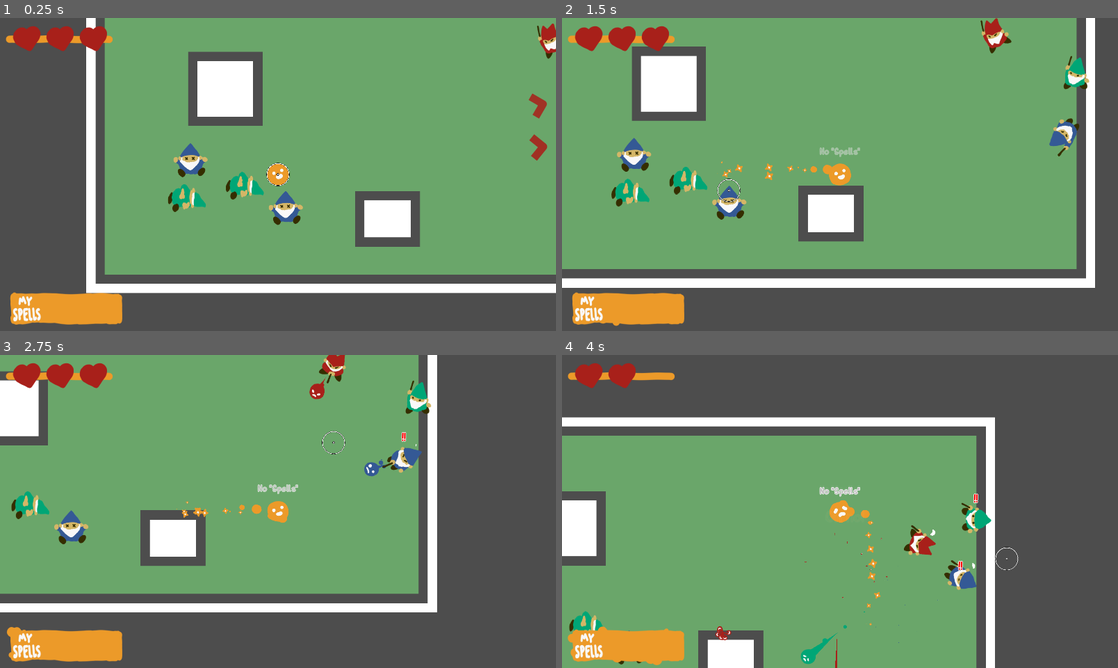
Above: before the commit, frames 1-4 (two rows, left to right).
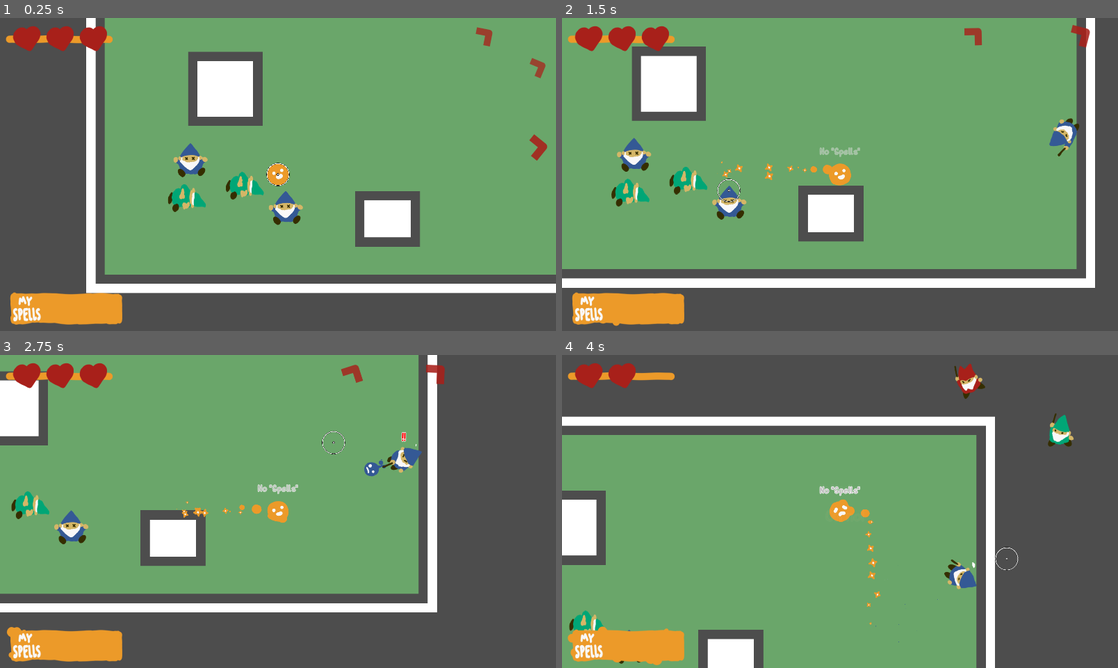
Above: after the commit, the same moments.

Repository: Tzeryushi/A-Wizard-Casting-Spell
Game: Godot game, scene res://Scenes/TestScene.tscn
Two runs of this game, one before a commit and one after it. Both use one fixed random seed, a clock stepped at 60 frames per second and the inputs below. This scene is started directly instead of the project's main scene.
Inputs (mouse positions are in pixels of both pictures, inside the frame that each line leads up to):
- Up to frame 1 (0.25 s): no input
- Up to frame 2 (1.5 s): move the mouse to (962, 158) at 0.52 s; hold D (move_right) 0.53-1.28 s; click (962, 158) at 0.6 s; move the mouse to (728, 190) at 1.27 s; hold S (move_down) from 1.28 s (still down); tap Space (flip) at 1.35 s
- Up to frame 3 (2.75 s): click (166, 527) at 1.55 s; move the mouse to (333, 442) at 2.02 s; release S (move_down) at 2.03 s; hold D (move_right) from 2.03 s (still down); click (333, 442) at 2.1 s
- Up to frame 4 (4 s): move the mouse to (812, 574) at 2.77 s; release D (move_right) at 2.78 s; hold W (move_up) 2.78-3.53 s; click (812, 574) at 2.85 s; move the mouse to (1006, 558) at 3.52 s; hold A (move_left) from 3.53 s (still down); tap Space (flip) at 3.6 s; click (1006, 558) at 3.8 s

The runs differ from the first frame. In frame 1, 0.6% of the frame differs, in the area x 85-100%, y 1-33%; in frame 2, 0.9%; in frame 3, 1.0%; in frame 4, 3.0%, in the area x 0-92%, y 2-100%.

Commit message:
Reworked enemy animation system

Diff:
--- a/Assets/Actors/Enemy/BlueWizard/BlueWizard.gd
+++ b/Assets/Actors/Enemy/BlueWizard/BlueWizard.gd
@@ -1,27 +1,6 @@
-extends GreenWizard
+extends Enemy
 
-func _physics_process(_delta) -> void:
-	#state_manager.physics_process(_delta)
-	if player_ref:
-		line_of_sight.look_at(player_ref.global_position)
-		line_of_follow.look_at(player_ref.global_position)
-		check_player_seen()
-		if !player_following:
-			player_following = player_seen
-		else:
-			check_should_follow()
-		if player_seen or player_following:
-			if (player_ref.global_position-global_position).length() > _distance_to_keep:
-				set_movement_target(player_ref.global_position)
-			else:
-				var position_to_move : Vector2 = (global_position - player_ref.global_position).normalized()*_distance_to_keep
-				set_movement_target(global_position + position_to_move)
-
-			animations.look_at(player_ref.global_position)
-		else:
-			set_movement_target(global_position)
-	shoot()
-
+func set_movement_values() -> void:
 	if !navigation_agent.is_navigation_finished():
 		var current_agent_position:Vector2 = global_position
 		var next_path_position: Vector2 = navigation_agent.get_next_path_position()
@@ -33,4 +12,3 @@
 	else:
 		velocity.x = move_toward(velocity.x, 0, decceleration)
 		velocity.y = move_toward(velocity.y, 0, decceleration)
-	move_and_slide()
--- a/Assets/Actors/Enemy/Enemy.gd
+++ b/Assets/Actors/Enemy/Enemy.gd
@@ -1,5 +1,7 @@
 class_name Enemy
 extends Actor
+
+enum ANIMATION_TYPE {IDLE, ATTACK, HURT, WINDUP, MOVE, WINDUP_MOVE}
 
 @export var _spell_scene : PackedScene
 @export var _body_scene : PackedScene
@@ -8,6 +10,7 @@
 @export var _spell_lifetime : float = 10.0
 @export var _spell_acceleration : float = 5.0
 @export var _distance_to_keep : float = 400.0
+@export var _move_animation_threshold : float = 30.0
 
 @export var navigation_agent : NavigationAgent2D
 
@@ -23,14 +26,18 @@
 var player_following : bool = false
 var can_fire_spell : bool = true
 var has_been_killed : bool = false
+var current_animation : ANIMATION_TYPE
 
 signal destroyed
+signal attack_animation_finished
+signal hurt_animation_finished
 
 func _ready() -> void:
 	navigation_agent.path_desired_distance = 4.0
 	navigation_agent.target_desired_distance = 4.0
 	var generator = RandomNumberGenerator.new()
 	animations.rotation = generator.randf_range(-PI, PI)
+	animations.animation_finished.connect(animation_finished)
 	call_deferred("actor_setup")
 
 func actor_setup():
@@ -40,17 +47,30 @@
 		player_ref = tree.get_nodes_in_group("Player")[0]
 	restriction_timer.wait_time = _spell_restriction_time
 
+func _process(_delta) -> void:
+	if can_fire_spell and !(current_animation == ANIMATION_TYPE.WINDUP or current_animation == ANIMATION_TYPE.WINDUP_MOVE):
+		if velocity.length() > _move_animation_threshold:
+			play_animation_windup_move()
+		else:
+			play_animation_windup()
 
 func _physics_process(_delta) -> void:
 	#state_manager.physics_process(_delta)
+	run_sight_follow_logic()	#this chould set the navigation target
+	shoot()
+
+	set_movement_values()
+	move_and_slide()
+
+func run_sight_follow_logic() -> void:
 	if player_ref:
 		line_of_sight.look_at(player_ref.global_position)
 		line_of_follow.look_at(player_ref.global_position)
 
-		#check if
 		check_player_seen()
+
 		if !player_following:
-			player_following = player_seen
+				player_following = player_seen
 		else:
 			check_should_follow()
 		if player_seen or player_following:
@@ -63,8 +83,8 @@
 			animations.look_at(player_ref.global_position)
 		else:
 			set_movement_target(global_position)
-	shoot()
-
+
+func set_movement_values() -> void:
 	if !navigation_agent.is_navigation_finished():
 		var current_agent_position:Vector2 = global_position
 		var next_path_position: Vector2 = navigation_agent.get_next_path_position()
@@ -76,7 +96,6 @@
 	else:
 		velocity.x = move_toward(velocity.x, 0, decceleration)
 		velocity.y = move_toward(velocity.y, 0, decceleration)
-	move_and_slide()
 
 func set_movement_target(movement_target: Vector2):
 	navigation_agent.target_position = movement_target
@@ -91,20 +110,24 @@
 		get_parent().add_child(new_spell)
 		can_fire_spell = false
 		start_spell_timers()
+
+		#handle animation
+		play_animation_attack()
 	return
 
 func spell_collision(spell:BaseSpell) -> void:
 	health = health - spell.get_damage()
-	#TextPopper.root_pop_text("[center][color=#A8201A]-"+str(spell.get_damage()), Vector2(0,0), self, 1.0, 1.0, 50, 10)
+	TextPopper.root_pop_text("[center][color=#A8201A]-"+str(spell.get_damage()), global_position, self, 1.0, 1.0, 50, 10)
 	if health <= 0:
 		if !has_been_killed:
 			has_been_killed = true
 			leave_body(spell.get_direction().normalized()*spell.get_speed())
 		else:
-			TextPopper.root_jolt_text("[center][rainbow]OVERKILL!!", 50.0, global_position)
+			TextPopper.root_jolt_text("[center][rainbow]OVERKILL!!", 50.0, global_position, 1.0, 2.0, 45, 10)
 		destruct()
 	else:
 		velocity += spell.get_direction().normalized()*200
+	play_animation_hurt()
 	return
 
 func leave_body(impulse:Vector2) -> void:
@@ -157,3 +180,39 @@
 
 func _on_spell_restriction_timer_timeout():
 	can_fire_spell = true
+
+func play_animation_idle() -> void:
+	current_animation = ANIMATION_TYPE.IDLE
+	animations.play("idle")
+	return
+func play_animation_attack() -> void:
+	current_animation = ANIMATION_TYPE.ATTACK
+	animations.play("attack")
+	await animations.animation_finished
+	attack_animation_finished.emit()
+	return
+func play_animation_hurt() -> void:
+	current_animation = ANIMATION_TYPE.HURT
+	animations.play("hurt")
+	await animations.animation_finished
+	hurt_animation_finished.emit()
+	return
+func play_animation_windup() -> void:
+	current_animation = ANIMATION_TYPE.WINDUP
+	animations.play("windup")
+	return
+func play_animation_move() -> void:
+	current_animation = ANIMATION_TYPE.MOVE
+	animations.play("idle")
+	return
+func play_animation_windup_move() -> void:
+	current_animation = ANIMATION_TYPE.WINDUP_MOVE
+	animations.play("windup")
+	return
+func animation_finished() -> void:
+	print("YOOP")
+	if current_animation == ANIMATION_TYPE.ATTACK or current_animation == ANIMATION_TYPE.HURT:
+		if velocity.length() > _move_animation_threshold:
+			play_animation_move()
+		else:
+			play_animation_idle()
--- a/Assets/Actors/Enemy/GreenWizard/GreenWizard.gd
+++ b/Assets/Actors/Enemy/GreenWizard/GreenWizard.gd
@@ -5,6 +5,7 @@
 	if can_fire_spell and !animations.animation == "windup":
 		animations.play("windup")
 	elif !can_fire_spell and !animations.animation == "idle" and !animations.animation == "attack" and !animations.animation == "hurt":
+		print("huh")
 		animations.play("idle")
 
 func shoot() -> void:
@@ -24,32 +25,9 @@
 			animations.play("idle")
 	return
 
-func _physics_process(_delta) -> void:
-	#state_manager.physics_process(_delta)
-	if player_ref:
-		line_of_sight.look_at(player_ref.global_position)
-		line_of_follow.look_at(player_ref.global_position)
-		check_player_seen()
-		if !player_following:
-			player_following = player_seen
-		else:
-			check_should_follow()
-		if player_seen or player_following:
-			#print((player_ref.global_position-global_position).length())
-			if (player_ref.global_position-global_position).length() > _distance_to_keep:
-				set_movement_target(player_ref.global_position)
-			else:
-				var position_to_move : Vector2 = (global_position - player_ref.global_position).normalized()*_distance_to_keep
-				set_movement_target(global_position + position_to_move)
-
-			animations.look_at(player_ref.global_position)
-		else:
-			set_movement_target(global_position)
-	shoot()
-
+func set_movement_values() -> void:
 	velocity.x = move_toward(velocity.x, 0, decceleration)
 	velocity.y = move_toward(velocity.y, 0, decceleration)
-	move_and_slide()
 
 func spell_collision(spell:BaseSpell) -> void:
 	animations.play("hurt")
--- a/Assets/HUD/HeartHolder.gd
+++ b/Assets/HUD/HeartHolder.gd
@@ -36,9 +36,7 @@
 	if !is_instance_valid(self):
 		return
 	for heart in heart_container.get_children():
-		if !is_instance_valid(heart) or heart.is_queued_for_deletion():
-			print(heart)
-		else:
+		if is_instance_valid(heart) and !heart.is_queued_for_deletion():
 			var tween : Tween = get_tree().create_tween()
 			tween.tween_property(heart, "scale", Vector2(1.4,1.4), 0.1).set_trans(Tween.TRANS_CUBIC).set_ease(Tween.EASE_IN)
 			tween.tween_property(heart, "scale", Vector2.ONE, 0.1).set_trans(Tween.TRANS_CUBIC).set_ease(Tween.EASE_OUT)
--- a/Scenes/TestScene.tscn
+++ b/Scenes/TestScene.tscn
@@ -23,7 +23,7 @@
 position = Vector2(646, 675)
 
 [node name="GreenWizard" parent="." instance=ExtResource("6_cayom")]
-position = Vector2(1870, 350)
+position = Vector2(2162, 51)
 
 [node name="HUD" parent="." instance=ExtResource("7_rxkmq")]
 
@@ -40,7 +40,7 @@
 position = Vector2(344, 630)
 
 [node name="RedWizard" parent="." instance=ExtResource("8_kxxtp")]
-position = Vector2(1589, 213)
+position = Vector2(1844, -127)
 
 [node name="BlueWizard" parent="." instance=ExtResource("9_w0wsn")]
 position = Vector2(1830, 551)
